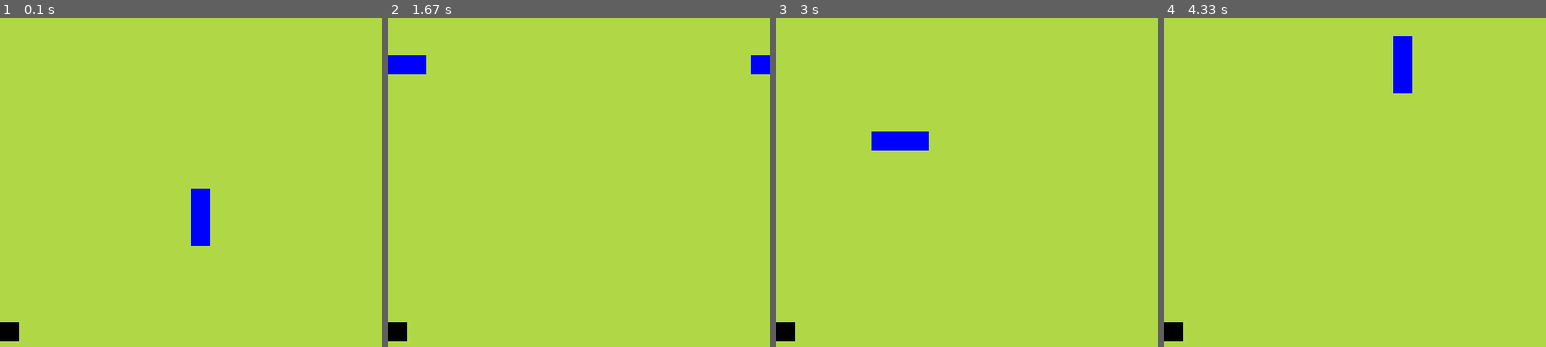
Above: before the commit, frames 1-4 (left to right).
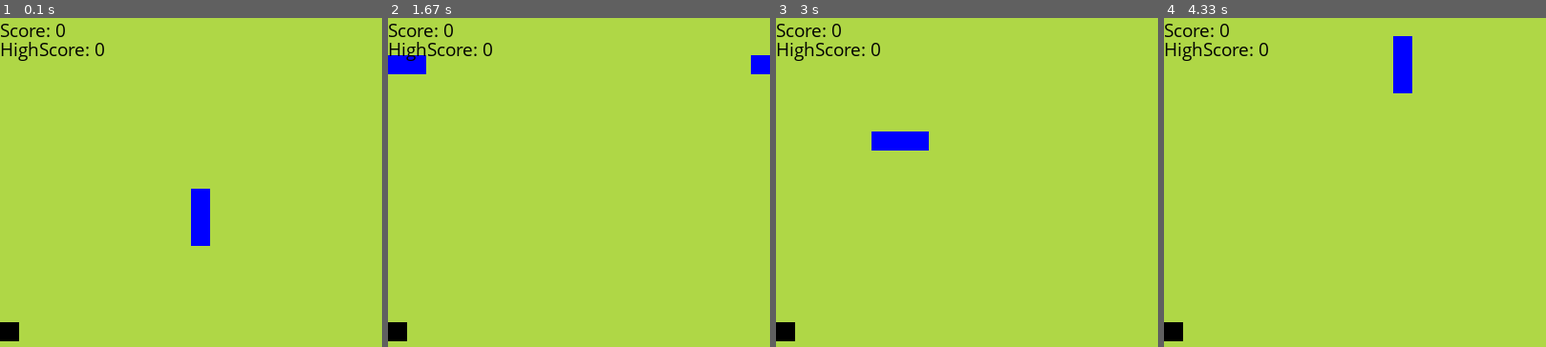
Above: after the commit, the same moments.

Repository: PiyushG14/Snake-Game-Using-Pygame
Game: pygame game, started from snake_game.py
Same seed, same stepped clock (60 frames per second), same inputs: the game is played once before the commit and once after it.
Inputs:
- Up to frame 1 (0.1 s): no input
- Up to frame 2 (1.67 s): hold Right 0.33-0.8 s; hold Up 0.83-1.13 s; hold Right 1.17-1.63 s
- Up to frame 3 (3 s): hold Down 2.23-2.53 s; hold Left 2.57-2.97 s
- Up to frame 4 (4.33 s): hold Up 3-3.37 s; hold Right 3.4-4.03 s; hold Down from 4.07 s (still down)

The runs differ from the first frame. In frame 1, 0.7% of the frame differs, in the area x 0-28%, y 1-14%; in frame 2, 0.7%; in frame 3, 0.7%; in frame 4, 0.7%.

Commit message:
Update snake_game.py

Diff:
--- a/snake_game.py
+++ b/snake_game.py
@@ -1,4 +1,4 @@
-#Game end condition
+#Final touch
 
 import pygame
 import random
@@ -22,17 +22,29 @@
         x,y = self.direction
         #Move in that direction
         next = ((head[0]+x*gridsize)%WIDTH , (head[1]+y*gridsize)%HEIGHT)
-        #check_game_end()
 
         self.position.insert(0,next)
         self.position.pop()
 
-    def check_game_end(self):
+    def check_game_end(self, window):
         if self.position[0] in self.position[1:]:
-            print("game end")
+            #print("game end")
+            global Highscore
+            Highscore = self.score if self.score > Highscore else Highscore
+
+            myfont = pygame.font.SysFont('Comic Sans MS', 25)
+            text = myfont.render("Game Over", True , (0, 0, 0))
+            text_rect = text.get_rect(center=(WIDTH//2, HEIGHT//2 - 20))
+
+            myfont2 = pygame.font.SysFont('Comic Sans MS', 10)
+            text2 = myfont.render("Restarts Automatically", True , (0, 0, 0))
+            text2_rect = text2.get_rect(center=(WIDTH//2, HEIGHT//2 ))
+
+            window.blit(text,text_rect)
+            window.blit(text2,text2_rect)
+            pygame.display.update()
+            pygame.time.delay(3000)
             self.__init__()
-        pass
-
 
     def change_direction(self):
         for event in pygame.event.get():
@@ -57,15 +69,15 @@
 
     def draw_food(self,window):
         pygame.draw.rect(window, self.color, (self.position[0], self.position[1], gridsize, gridsize))
-        #print((self.position[0]*grids, self.position[1]*grids, gridsize, gridsize))
 
 
 WIDTH = 400
 HEIGHT = 400
 
 grids = 20
+gridsize = WIDTH//grids
 
-gridsize = WIDTH//grids
+Highscore = 0
 
 #Defining directions
 up = (0,-1)
@@ -75,6 +87,7 @@
 
 def setBackground(window):
     window.fill((175, 215, 70))
+    #pygame.display.update()
 
 def main():
     pygame.init()
@@ -86,12 +99,13 @@
     snake = Snake()
     food = Food()
 
+    myfont = pygame.font.SysFont('Comic Sans MS', 20)
     while True:
         clock.tick(12)    #12 frames per second
         snake.movement()
-        snake.check_game_end()
+        snake.check_game_end(window)
         setBackground(window)
-
+        snake.check_game_end(window)
         snake.drawSnake(window)
         food.draw_food(window)
         for event in pygame.event.get():
@@ -119,12 +133,18 @@
 
         #Food Eating code
         if food.position == snake.position[0]:
-            print("Food Eaten")
+            #print("Food Eaten")
             snake.length += 1
+            snake.score += 1
             snake.position.append((2*snake.position[-1][0] - snake.position[-2][0], \
                                   2*snake.position[-1][1] - snake.position[-2][1]))
             food.__init__()
 
+
+        text = myfont.render('Score: {}'.format(snake.score), True , (0, 0, 0))
+        text2 = myfont.render('HighScore: {}'.format(Highscore), True , (0, 0, 0))
+        window.blit(text,(0,0))
+        window.blit(text2,(0,20))
         pygame.display.update()
 
     return
